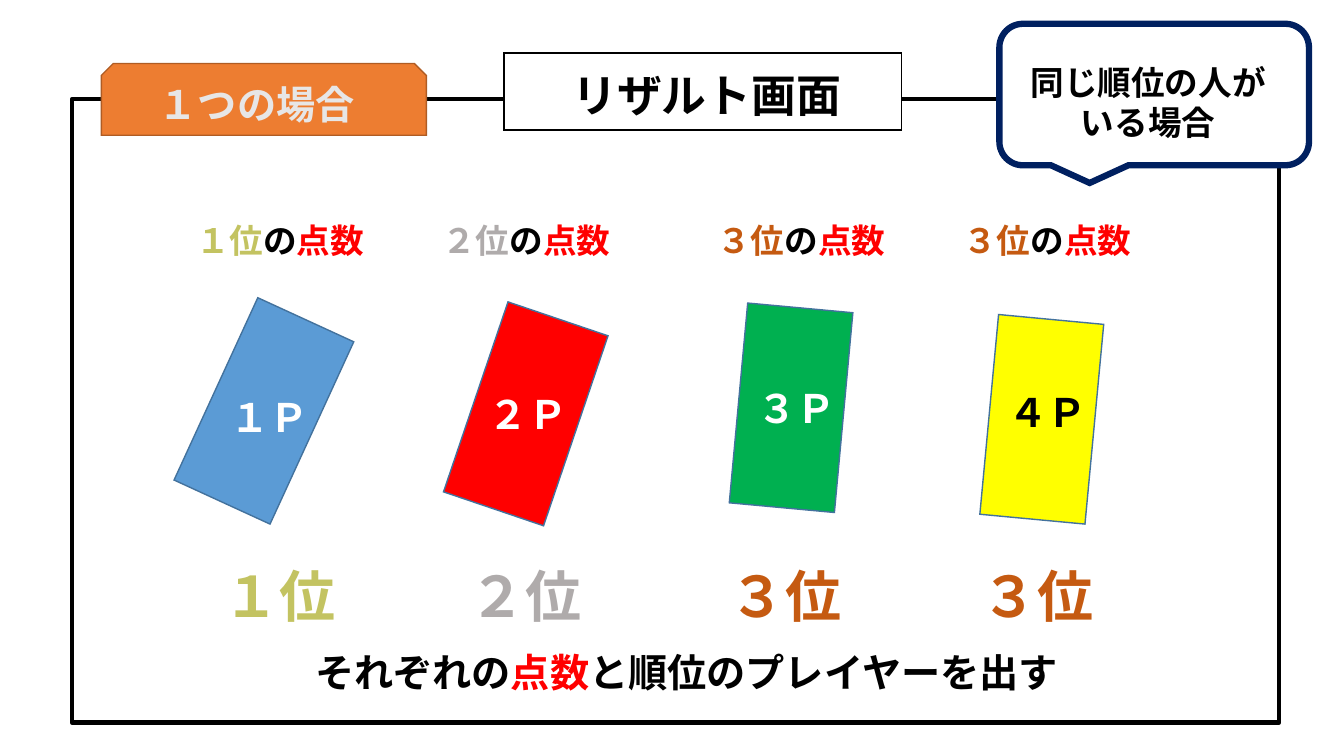
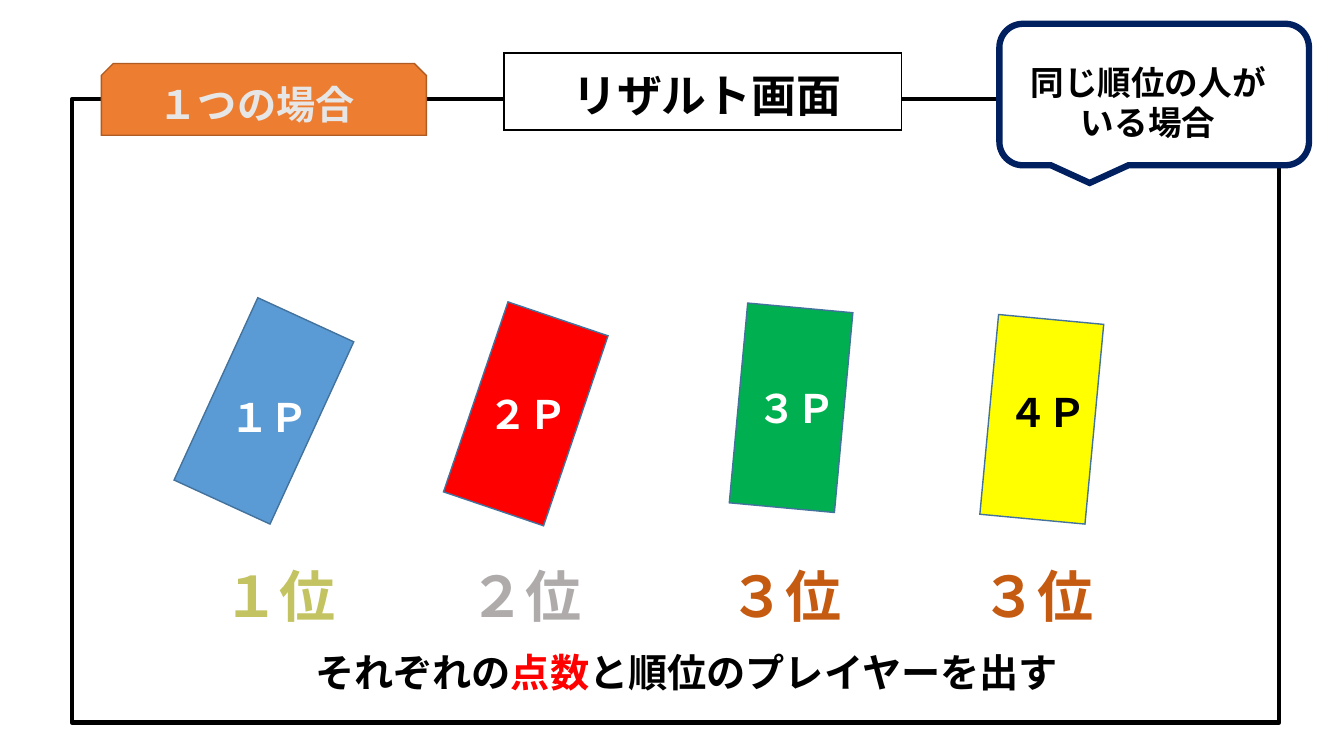
Before and after one commit to MizukiKato0416/sotsugyou_time_kato, a slide deck: slide 19 of 卒業制作_超ぶっ飛び超絶バトロワ（仮）.pptx (slide 18 before the commit). Drawn at 1344x756 pixels with LibreOffice and Linux fonts; fonts in the diff are those of the drawing. Boxes give left, top, right and bottom in pixels: in the first picture for what was removed or moved away, otherwise in the second. Text is boxed around its words. In the diff, an @@ line names an element or a change of style, - is before the commit and + after.

```diff
--- a/卒業制作_超ぶっ飛び超絶バトロワ（仮）.pptx
+++ b/卒業制作_超ぶっ飛び超絶バトロワ（仮）.pptx
@@ text removed at [196, 224, 364, 256] @@
-１位の点数
@@ text removed at [442, 224, 610, 256] @@
-２位の点数
@@ text removed at [717, 224, 885, 256] @@
-３位の点数
@@ text removed at [963, 224, 1131, 256] @@
-３位の点数
```
Also in this commit, not shown: 1 other slide changed, 2 slides added, 1 slide removed.
